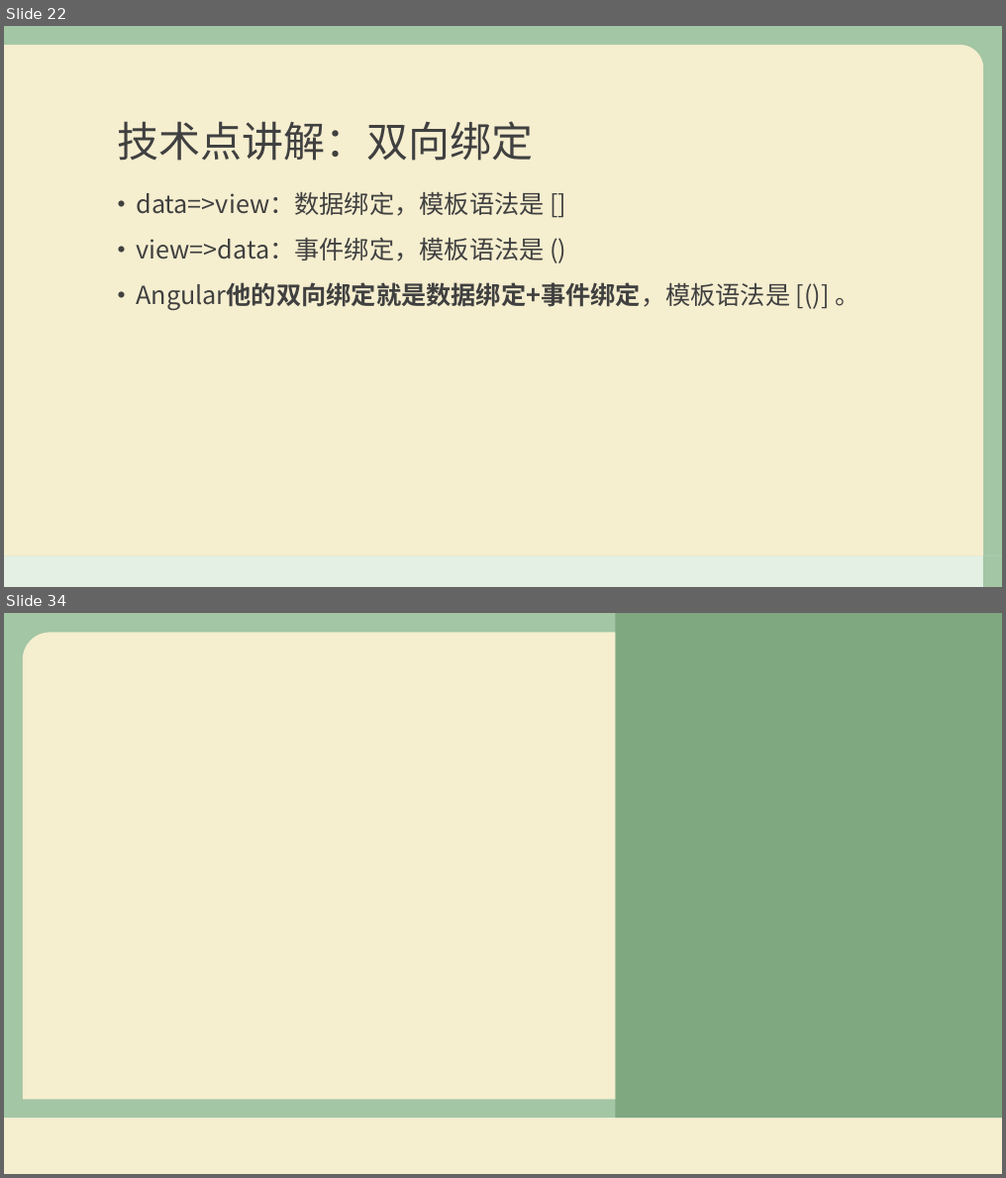
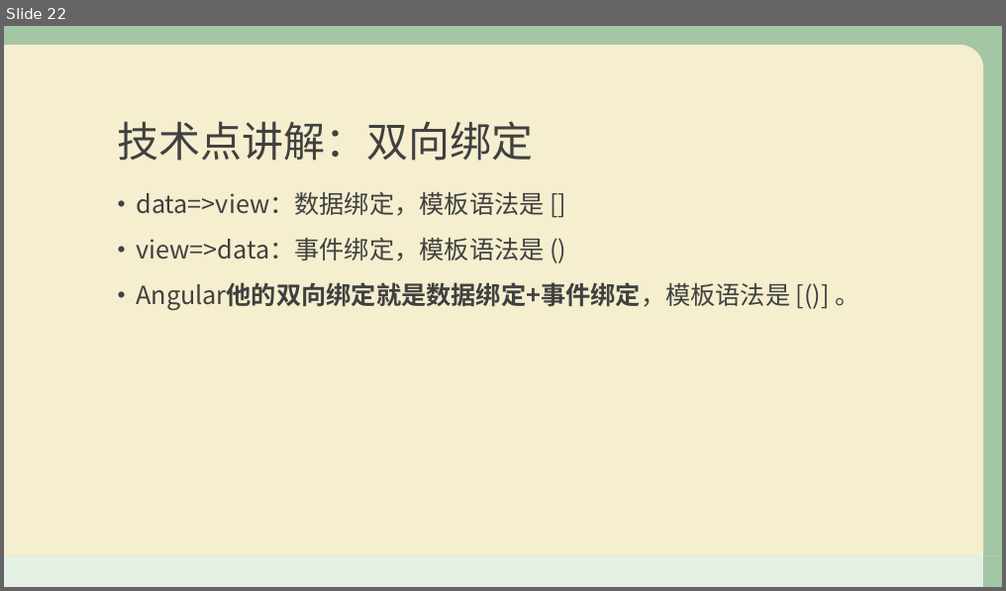
Before and after one commit to duoduoObama/web, a slide deck: 溯源前端赏析.pptx. Shown one above the other, each under a label of ours: slides 22 and 34 before the commit, slide 22 after it; the slides between them are not shown. The pictures are 1006x1178 and 1006x591 pixels, drawn with LibreOffice and Linux fonts; fonts in the diff are those of the drawing; background and template pictures are left out. Boxes give left, top, right and bottom in pixels: in the first picture for what was removed or moved away, otherwise in the second. Text is boxed around its words. In the diff, an @@ line names an element or a change of style, - is before the commit and + after.

```diff
--- a/溯源前端赏析.pptx
+++ b/溯源前端赏析.pptx
@@ slide 34 removed at (4,613,1002,1174), background picture (left out) @@
@@ rectangle removed at (4,613,1002,1118) @@
@@ round rect removed at (23,633,616,1100) @@
@@ rectangle removed at (615,613,1001,1118) @@
@@ rectangle removed at (4,1118,1002,1174) @@
```
Also in this commit, not shown: 5 slides changed, 3 slides added, 9 other slides removed.
